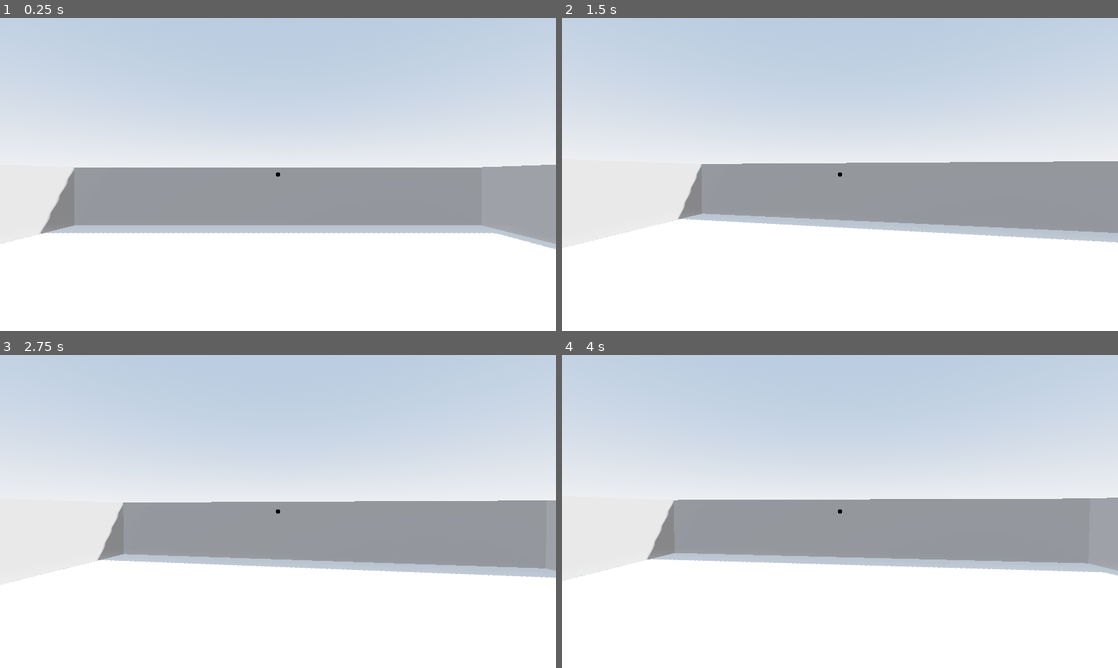
Above: before the commit, frames 1-4 (two rows, left to right).
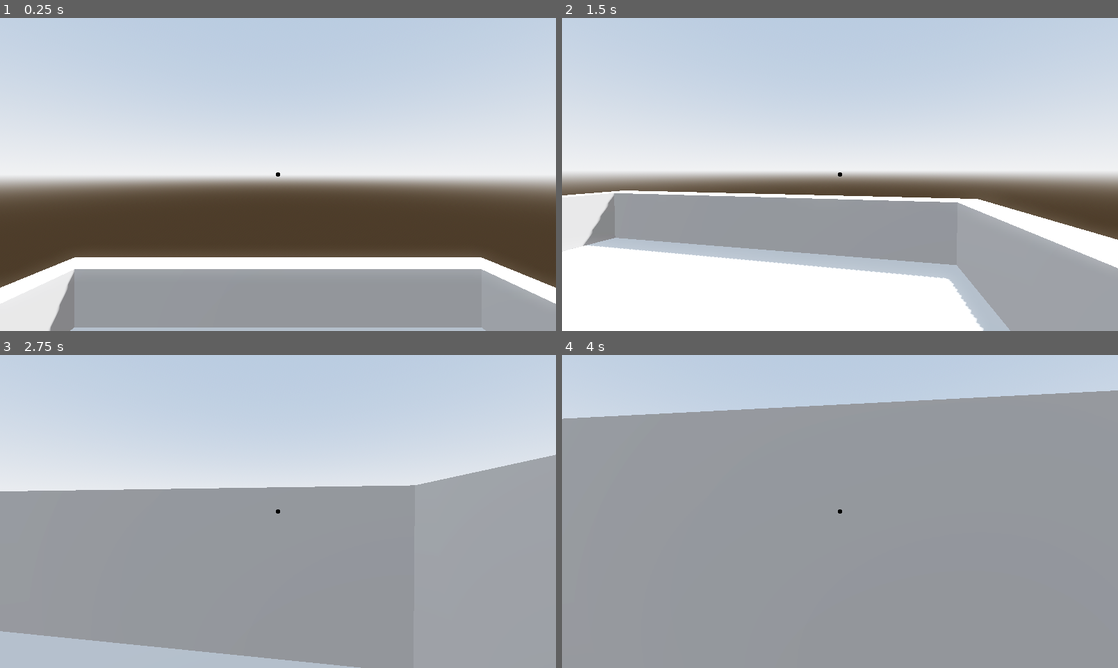
Above: after the commit, the same moments.

Repository: yosoyfreeman/godot_fps_camera
Game: Godot game, scene res://scenes/test_scene.tscn
The game is run twice, just before and just after one commit, with the same random seed, the same clock (stepped at 60 frames per second) and the same inputs.
Inputs (mouse positions are in pixels of both pictures, inside the frame that each line leads up to):
- Up to frame 1 (0.25 s): no input
- Up to frame 2 (1.5 s): tap Enter (ui_accept) at 0.5, 0.6, 0.77, 1.07, 1.35 s; move the mouse to (962, 158) at 0.52 s; hold D (move_right, bound only after the commit) 0.53-1.28 s; click (962, 158) at 0.67 s; move the mouse to (812, 174) at 1.27 s; hold W (move_forward, bound only after the commit) from 1.28 s (still down)
- Up to frame 3 (2.75 s): keep holding W (move_forward, bound only after the commit); tap Enter (ui_accept) at 1.52, 1.82, 2.1 s; move the mouse to (289, 505) at 2.02 s
- Up to frame 4 (4 s): keep holding W (move_forward, bound only after the commit); move the mouse to (834, 517) at 2.77 s; tap Enter (ui_accept) at 2.85, 3.02, 3.32, 3.6, 3.77 s; click (834, 517) at 2.92 s; move the mouse to (878, 514) at 3.52 s

The runs differ from the first frame. In frame 1, 46% of the frame differs, in the area x 0-100%, y 46-100%; in frame 2, 31%; in frame 3, 44%; in frame 4, 69%, in the area x 0-100%, y 11-100%.

Commit message:
Implemented character movement using fps independent linear acceleration and exponential decay friction.

Diff:
--- a/player/scripts/aim_look.gd
+++ b/player/scripts/aim_look.gd
@@ -2,9 +2,6 @@
 
 
 ## Resolution and FPS independent camera controller made by YoSoyFreeman.
-## This is a first iteration. I should actually be sleeping, but here you go.
-## I think the code is super clean but i also kind of thinking of making in a monoliht.
-## But the idea is for this to explain how all works, so maybe better this way?
 
 ## Head node.
 @export var head : Node3D
@@ -42,6 +39,30 @@
 ## The sensitivity the user is meant to adjust. [br][br] If [member joystick_degrees_per_second] is [b]180[/b]
 ## and this value is set to [b]2[/b] the final result will be [b]360[/b] degrees of rotation per second.
 @export_range(0.1, 10, 0.01, "or_greater") var joystick_sensitivity: float = 5
+
+@export_group("Movement")
+
+## The jump speed along the [member up_direction].
+@export var jump_speed: float = 5
+@export_subgroup("Acceleration")
+
+## Ground acceleration.
+@export var ground_acceleration: float = 250
+
+## Air acceleration.
+@export var air_acceleration: float = 0
+@export_subgroup("Friction")
+
+## Determines if the velocity along the [member up_direction] will be taken
+## into account while calculating friction.
+@export var apply_vertical_friction: bool = false
+
+## Decay factor for friction.
+@export_range(0, 50) var ground_friction: float = 25
+
+## Decay factor for air friction.
+@export_range(0, 50) var air_friction: float = 0
+
 
 
 func _ready():
@@ -72,6 +93,11 @@
 
 func _physics_process(delta: float) -> void:
 	joystick_look(delta)
+	handle_gravity(delta)
+	handle_jump()
+	handle_acceleration(delta)
+	handle_friction(delta)
+	move_and_slide()
 
 
 func joystick_look(delta) -> void:
@@ -128,3 +154,55 @@
 
 	head.rotation.x = clamp(head.rotation.x, deg_to_rad(min_pitch), deg_to_rad(max_pitch))
 	head.orthonormalize()
+
+
+## Accelerates the character using linear acceleration.
+func handle_acceleration(delta: float) -> void:
+	var input_vector: Vector2 = Input.get_vector("move_left", "move_right", "move_backwards", "move_forward")
+	var input_direction: Vector3 = transform.basis.orthonormalized() * Vector3(input_vector.x, 0, -input_vector.y)
+	var accel: float = ground_acceleration if is_on_floor() else air_acceleration
+
+	velocity += input_direction * accel  * delta
+
+
+## Applies gravity to the body.
+func handle_gravity(delta: float):
+	if is_on_floor():
+		return
+
+	velocity += get_gravity() * delta
+
+
+## Handles jump.
+func handle_jump():
+	if !is_on_floor():
+		return
+
+	if !Input.is_action_just_pressed("ui_accept"):
+		return
+
+	velocity += up_direction * jump_speed - velocity.project(up_direction)
+
+
+## Aplies friction to the body using fps independent exponential decay.
+func handle_friction(delta: float):
+	var friction: float = ground_friction if is_on_floor() else air_friction
+
+	if friction == 0:
+		return
+
+	if apply_vertical_friction:
+		velocity = velocity * exp(-friction * delta)
+		return
+
+	var vertical_velocity: Vector3 = velocity.project(up_direction)
+	var horizontal_velocity: Vector3 = velocity - vertical_velocity
+
+	horizontal_velocity = horizontal_velocity * exp(-friction * delta)
+	velocity = horizontal_velocity + vertical_velocity
+
+	# Freya Holmer's exponential decay formula:
+	# b + (a - b) * exp(-decay * delta)
+	# For friction we always decay towards zero, so we can simplify to:
+	# (a) * exp(-decay * delta)
+	# Use the original formula in order to decay towards non zero velocities (for custom moving platforms, for example)
--- a/project.godot
+++ b/project.godot
@@ -43,6 +43,30 @@
 "events": [Object(InputEventJoypadMotion,"resource_local_to_scene":false,"resource_name":"","device":-1,"axis":2,"axis_value":1.0,"script":null)
 ]
 }
+move_forward={
+"deadzone": 0.15,
+"events": [Object(InputEventKey,"resource_local_to_scene":false,"resource_name":"","device":-1,"window_id":0,"alt_pressed":false,"shift_pressed":false,"ctrl_pressed":false,"meta_pressed":false,"pressed":false,"keycode":0,"physical_keycode":87,"key_label":0,"unicode":119,"location":0,"echo":false,"script":null)
+, Object(InputEventJoypadMotion,"resource_local_to_scene":false,"resource_name":"","device":-1,"axis":1,"axis_value":-1.0,"script":null)
+]
+}
+move_backwards={
+"deadzone": 0.15,
+"events": [Object(InputEventKey,"resource_local_to_scene":false,"resource_name":"","device":-1,"window_id":0,"alt_pressed":false,"shift_pressed":false,"ctrl_pressed":false,"meta_pressed":false,"pressed":false,"keycode":0,"physical_keycode":83,"key_label":0,"unicode":115,"location":0,"echo":false,"script":null)
+, Object(InputEventJoypadMotion,"resource_local_to_scene":false,"resource_name":"","device":-1,"axis":1,"axis_value":1.0,"script":null)
+]
+}
+move_left={
+"deadzone": 0.15,
+"events": [Object(InputEventKey,"resource_local_to_scene":false,"resource_name":"","device":-1,"window_id":0,"alt_pressed":false,"shift_pressed":false,"ctrl_pressed":false,"meta_pressed":false,"pressed":false,"keycode":0,"physical_keycode":65,"key_label":0,"unicode":97,"location":0,"echo":false,"script":null)
+, Object(InputEventJoypadMotion,"resource_local_to_scene":false,"resource_name":"","device":-1,"axis":0,"axis_value":-1.0,"script":null)
+]
+}
+move_right={
+"deadzone": 0.15,
+"events": [Object(InputEventKey,"resource_local_to_scene":false,"resource_name":"","device":-1,"window_id":0,"alt_pressed":false,"shift_pressed":false,"ctrl_pressed":false,"meta_pressed":false,"pressed":false,"keycode":0,"physical_keycode":68,"key_label":0,"unicode":100,"location":0,"echo":false,"script":null)
+, Object(InputEventJoypadMotion,"resource_local_to_scene":false,"resource_name":"","device":-1,"axis":0,"axis_value":1.0,"script":null)
+]
+}
 
 [rendering]
 
--- a/scenes/test_scene.tscn
+++ b/scenes/test_scene.tscn
@@ -35,6 +35,7 @@
 environment = SubResource("Environment_kyngj")
 
 [node name="CSGBox3D" type="CSGBox3D" parent="."]
+use_collision = true
 size = Vector3(16, 4, 16)
 material = ExtResource("1_3mom3")
 
@@ -45,6 +46,6 @@
 material = ExtResource("1_3mom3")
 
 [node name="CharacterController" parent="." instance=ExtResource("2_hi7le")]
-transform = Transform3D(1, 0, 0, 0, 1, 0, 0, 0, 1, 0, 1, 0)
+transform = Transform3D(1, 0, 0, 0, 1, 0, 0, 0, 1, 0, 4.79339, 0)
 
 [editable path="CharacterController"]
Not shown, changed: README.md
